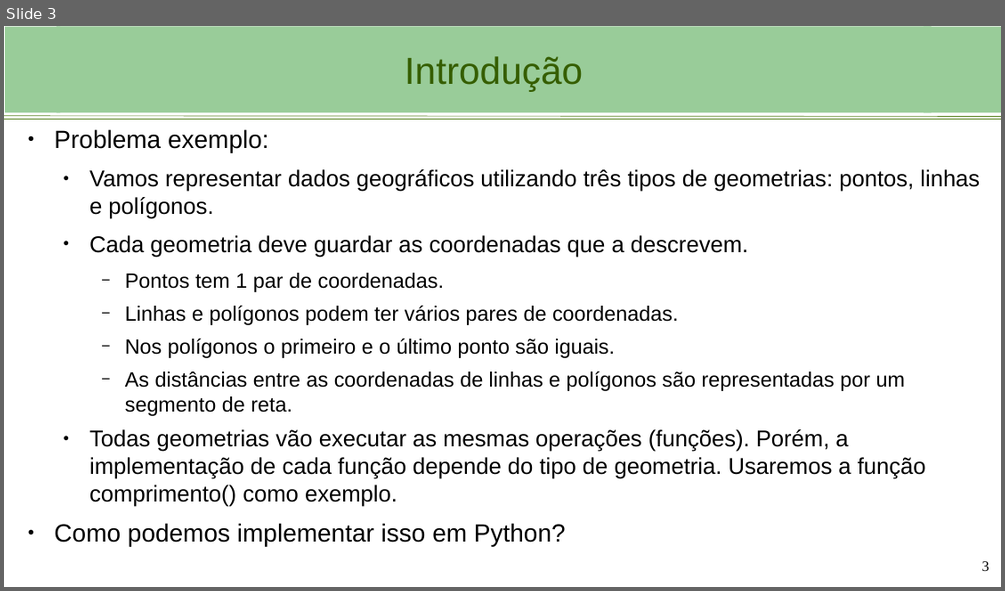
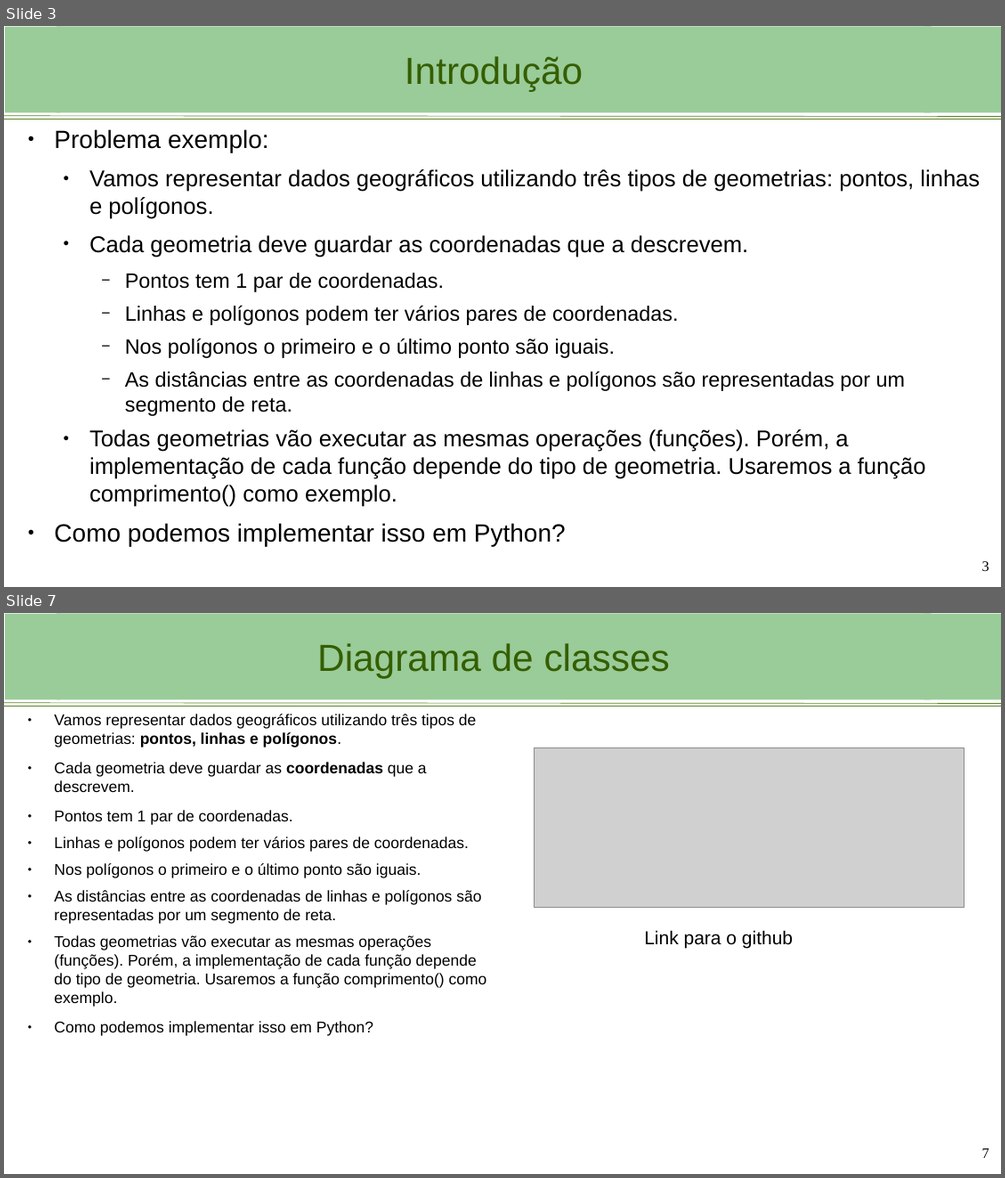
Before and after one commit to viniciusbrito1/progcart, a slide deck: aulas/Aula_3_Python_OOP.odp. Shown one above the other, each under a label of ours: slide 3 before the commit, slides 3 and 7 after it; the slides between them are not shown. The pictures are 1005x591 and 1005x1178 pixels, drawn with LibreOffice and Linux fonts; fonts in the diff are those of the drawing; grey boxes stand for pictures; background and template pictures are left out. Boxes give left, top, right and bottom in pixels: in the first picture for what was removed or moved away, otherwise in the second. Text is boxed around its words. In the diff, an @@ line names an element or a change of style, - is before the commit and + after.

```diff
--- a/aulas/Aula_3_Python_OOP.odp
+++ b/aulas/Aula_3_Python_OOP.odp
@@ slide 7 added at [4,613,1001,1174], background #FFFFFF; not listed: 4 template elements that a slide beside it also shows @@
@@ title added at [57,614,931,699], fill #99CC99, 36.3 pt, text #355E00 @@
+Diagrama de classes
@@ text added at [54,714,487,1036], 15 pt, text #000000 @@
+● Vamos representar dados geográficos utilizando três tipos de geometrias: pontos, linhas e polígonos.
+● Cada geometria deve guardar as coordenadas que a descrevem.
+● Pontos tem 1 par de coordenadas.
+● Linhas e polígonos podem ter vários pares de coordenadas.
+● Nos polígonos o primeiro e o último ponto são iguais.
+● As distâncias entre as coordenadas de linhas e polígonos são representadas por um segmento de reta.
+● Todas geometrias vão executar as mesmas operações (funções). Porém, a implementação de cada função depende do tipo de geometria. Usaremos a função comprimento() como exemplo.
+● Como podemos implementar isso em Python?
@@ picture added at [534,747,964,908] @@
@@ text added at [644,930,793,948], 18 pt, text #000000 @@
+Link para o github
@@ page number added at [982,1148,989,1158], 14 pt, text #000000 @@
+7
```
Also in this commit, not shown: 1 slide changed, 5 other slides added, 2 slides removed, 2 other files.
